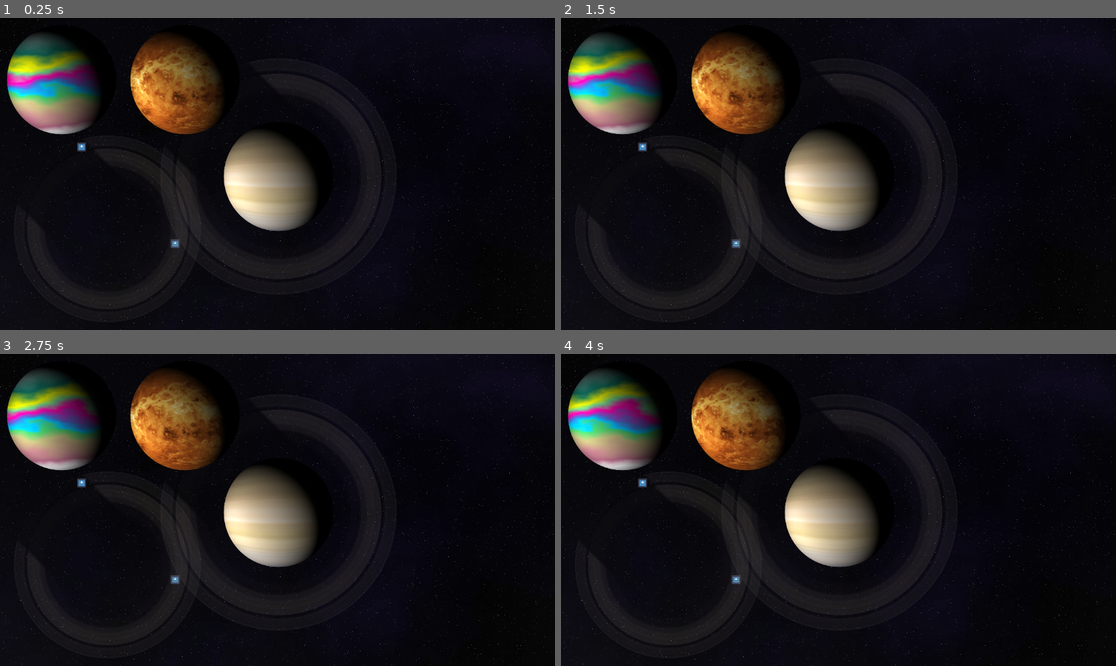
Above: before the commit, frames 1-4 (two rows, left to right).
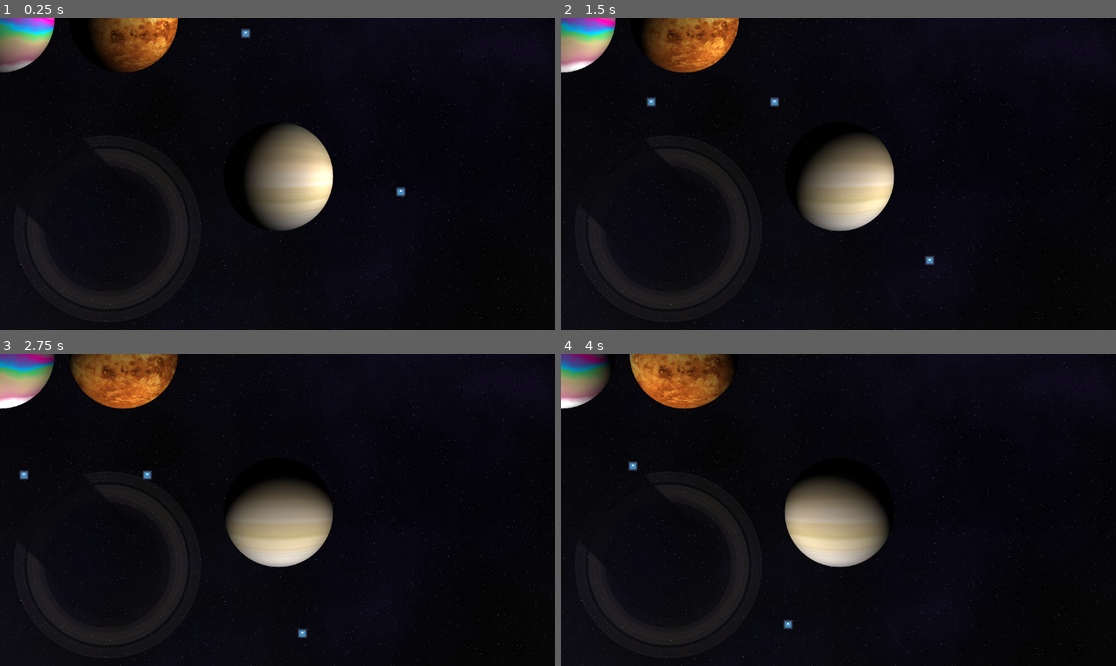
Above: after the commit, the same moments.

Repository: JohnMeadow1/Enterprise-space-shaders
Game: Godot game, scene res://main.tscn
The game is run twice, just before and just after one commit, with the same random seed, the same clock (stepped at 60 frames per second) and the same inputs. The project has no main scene, so this scene is started directly. The engine's default icon, where the game draws it, is replaced by a stand-in: a white triangle on a blue panel in a dark square.
Inputs:
- Up to frame 1 (0.25 s): no input
- Up to frame 2 (1.5 s): no input
- Up to frame 3 (2.75 s): no input
- Up to frame 4 (4 s): no input

The runs differ from the first frame. In frame 1, 15% of the frame differs, in the area x 0-74%, y 0-84%; in frame 2, 16%, in the area x 0-69%, y 0-84%; in frame 3, 15%; in frame 4, 14%.

Commit message:
cleanup i hope

Diff:
--- a/source/scenes/GasGiant.tscn
+++ b/source/scenes/GasGiant.tscn
@@ -1,21 +1,21 @@
 [gd_scene load_steps=5 format=3 uid="uid://ckk1oyqtduuu5"]
 
-[ext_resource type="Script" path="res://scenes/LightRotate.gd" id="1_vh3uf"]
+[ext_resource type="Script" path="res://scenes/Planet.gd" id="1_vh3uf"]
 [ext_resource type="Material" uid="uid://di67153s3ho7l" path="res://materials/GasGiant.material" id="2_eox6f"]
 [ext_resource type="Texture2D" uid="uid://cfrvraog5ass0" path="res://textures/2x2.png" id="3_oss2w"]
 [ext_resource type="Texture2D" uid="uid://dhd5v60co6hle" path="res://icon.svg" id="4_dfhxe"]
 
 [node name="GasGiant" type="Node2D"]
 script = ExtResource("1_vh3uf")
+metadata/_edit_group_ = true
 
 [node name="PlanetSprite" type="Sprite2D" parent="."]
 material = ExtResource("2_eox6f")
-position = Vector2(256, 256)
 scale = Vector2(256, 256)
 texture = ExtResource("3_oss2w")
 
 [node name="LightSource" type="Marker2D" parent="PlanetSprite"]
-position = Vector2(0.396719, -1.96026)
+position = Vector2(1.40605, 1.42233)
 scale = Vector2(0.0078125, 0.0078125)
 
 [node name="Icon" type="Sprite2D" parent="PlanetSprite/LightSource"]
--- /dev/null
+++ b/source/scenes/Planet.gd
@@ -0,0 +1,17 @@
+@tool
+extends Node2D
+
+var angle:= 0.0
+@onready var sprite = $PlanetSprite
+@onready var marker = $PlanetSprite/LightSource
+@export var ring:RingFlat
+
+var light_direction := Vector3.ONE
+
+func _process(delta):
+	angle += delta * 0.5
+	marker.position = Vector2.RIGHT.rotated(angle) * 2.0
+	light_direction = Vector3(marker.position.x, marker.position.y, 1.0).normalized()
+	sprite.material.set_shader_parameter("light_direction", light_direction)
+	if ring:
+		ring.material.set_shader_parameter("light_direction", light_direction)
--- a/source/scenes/PlanetTiltable.tscn
+++ b/source/scenes/PlanetTiltable.tscn
@@ -1,15 +1,14 @@
-[gd_scene load_steps=11 format=3 uid="uid://bbocp7e3knon2"]
+[gd_scene load_steps=10 format=3 uid="uid://bbocp7e3knon2"]
 
 [ext_resource type="Script" path="res://scenes/PlanetTiltable.gd" id="1_8d7ke"]
-[ext_resource type="Texture2D" uid="uid://b18yqi3p2sc8q" path="res://textures/Background.png" id="2_cttxp"]
 [ext_resource type="Material" uid="uid://5xs0tin2pdx0" path="res://materials/PlanetTiltable.material" id="3_7ie3f"]
 [ext_resource type="Texture2D" uid="uid://cfrvraog5ass0" path="res://textures/2x2.png" id="4_jtna6"]
 [ext_resource type="Texture2D" uid="uid://dhd5v60co6hle" path="res://icon.svg" id="5_26du0"]
 [ext_resource type="PackedScene" uid="uid://c5j2s1fkejwet" path="res://scenes/RingTiltable.tscn" id="6_n4y07"]
 [ext_resource type="Shader" path="res://materials/RingTiltable.gdshader" id="7_jbuur"]
-[ext_resource type="Texture2D" uid="uid://dqkjttiunc4fp" path="res://materials/rings_gradient_1d.tres" id="8_lhgsw"]
+[ext_resource type="Texture2D" uid="uid://ddgqpn6mfayal" path="res://textures/Saturn_Ring_512_alpha.png" id="7_xsah2"]
 
-[sub_resource type="ShaderMaterial" id="ShaderMaterial_y3sef"]
+[sub_resource type="ShaderMaterial" id="ShaderMaterial_5ngt0"]
 resource_local_to_scene = true
 shader = ExtResource("7_jbuur")
 shader_parameter/rim_distance = 0.342231
@@ -17,10 +16,10 @@
 shader_parameter/shadow_edge_dispersion = 0.025
 shader_parameter/light_direction = Vector2(0.707, 0.707)
 shader_parameter/ring_shift = 0.0
-shader_parameter/tilt = 0.865091
-shader_parameter/rings_texture = ExtResource("8_lhgsw")
+shader_parameter/tilt = 0.925606
+shader_parameter/rings_texture = ExtResource("7_xsah2")
 
-[sub_resource type="ShaderMaterial" id="ShaderMaterial_okixv"]
+[sub_resource type="ShaderMaterial" id="ShaderMaterial_7ddti"]
 resource_local_to_scene = true
 shader = ExtResource("7_jbuur")
 shader_parameter/rim_distance = 0.342231
@@ -28,23 +27,15 @@
 shader_parameter/shadow_edge_dispersion = 0.025
 shader_parameter/light_direction = Vector2(0.707, 0.707)
 shader_parameter/ring_shift = 1.0
-shader_parameter/tilt = 0.865091
-shader_parameter/rings_texture = ExtResource("8_lhgsw")
+shader_parameter/tilt = 0.925606
+shader_parameter/rings_texture = ExtResource("7_xsah2")
 
-[node name="Saturn" type="Node2D" node_paths=PackedStringArray("ring")]
-position = Vector2(600, 300)
+[node name="TiltablePlanet" type="Node2D" node_paths=PackedStringArray("ring")]
 scale = Vector2(0.5, 0.5)
 script = ExtResource("1_8d7ke")
 ring = NodePath("PlanetSprite/RingTiltable")
-planet_tilt = 0.168637
+planet_tilt = 0.092993
 metadata/_edit_horizontal_guides_ = [15.0]
-
-[node name="Background" type="Sprite2D" parent="."]
-visible = false
-z_index = -1
-scale = Vector2(2, 2)
-texture = ExtResource("2_cttxp")
-metadata/_edit_lock_ = true
 
 [node name="PlanetSprite" type="Sprite2D" parent="."]
 material = ExtResource("3_7ie3f")
@@ -63,15 +54,15 @@
 metadata/_edit_lock_ = true
 
 [node name="RingTiltable" parent="PlanetSprite" instance=ExtResource("6_n4y07")]
-scale = Vector2(2.922, 0.492756)
-tilt = 0.168637
+scale = Vector2(2.922, 0.271726)
+tilt = 0.092993
 radius_outer = 2.922
 
 [node name="Top" parent="PlanetSprite/RingTiltable" index="0"]
-material = SubResource("ShaderMaterial_y3sef")
+material = SubResource("ShaderMaterial_5ngt0")
 metadata/_edit_group_ = true
 
 [node name="Bottom" parent="PlanetSprite/RingTiltable" index="1"]
-material = SubResource("ShaderMaterial_okixv")
+material = SubResource("ShaderMaterial_7ddti")
 
 [editable path="PlanetSprite/RingTiltable"]
--- a/source/scenes/RingTiltable.gd
+++ b/source/scenes/RingTiltable.gd
@@ -39,8 +39,8 @@
 	if top:
 		top.material.set_shader_parameter("rim_distance", radius_inner / radius_outer)
 		top.material.set_shader_parameter("shadow_width", 0.95 / radius_outer)
-		top.material.set_shader_parameter("tilt", 1.0-tilt*0.8)
+		top.material.set_shader_parameter("tilt", 1.0 - tilt * 0.8)
 	if bottom:
 		bottom.material.set_shader_parameter("rim_distance", radius_inner / radius_outer)
 		bottom.material.set_shader_parameter("shadow_width", 0.95 / radius_outer)
-		bottom.material.set_shader_parameter("tilt", 1.0-tilt*0.8)
+		bottom.material.set_shader_parameter("tilt", 1.0 - tilt * 0.8)
--- a/source/scenes/RingTiltable.tscn
+++ b/source/scenes/RingTiltable.tscn
@@ -28,19 +28,19 @@
 shader_parameter/rings_texture = ExtResource("3_nm4vc")
 
 [node name="RingTiltable" type="Node2D"]
-scale = Vector2(256, 256)
+scale = Vector2(2, 2)
 script = ExtResource("1_dyiv3")
 
 [node name="Top" type="Sprite2D" parent="."]
 z_index = -1
-material = SubResource("ShaderMaterial_4hgie")
+material = SubResource("ShaderMaterial_isofa")
 scale = Vector2(1, 0.5)
 texture = ExtResource("2_ydybn")
 offset = Vector2(0, -1)
 
 [node name="Bottom" type="Sprite2D" parent="."]
 z_as_relative = false
-material = SubResource("ShaderMaterial_5sqdw")
+material = SubResource("ShaderMaterial_att24")
 scale = Vector2(1, 0.5)
 texture = ExtResource("2_ydybn")
 offset = Vector2(0, 1)
--- a/source/scenes/Saturn.tscn
+++ b/source/scenes/Saturn.tscn
@@ -1,28 +1,27 @@
 [gd_scene load_steps=9 format=3 uid="uid://ue66jt37vpmb"]
 
-[ext_resource type="Script" path="res://scenes/LightRotate.gd" id="1_x37w7"]
+[ext_resource type="Script" path="res://scenes/Planet.gd" id="1_x37w7"]
 [ext_resource type="Material" uid="uid://dthshi3d5t18x" path="res://materials/Planet.material" id="2_ji6hm"]
 [ext_resource type="Texture2D" uid="uid://cfrvraog5ass0" path="res://textures/2x2.png" id="3_mwncb"]
 [ext_resource type="Texture2D" uid="uid://dhd5v60co6hle" path="res://icon.svg" id="4_5toji"]
-[ext_resource type="PackedScene" uid="uid://c5j2s1fkejwet" path="res://scenes/Ring.tscn" id="5_7dq8q"]
-[ext_resource type="Shader" path="res://materials/Ring.gdshader" id="6_0s0dt"]
-[ext_resource type="Texture2D" uid="uid://dqkjttiunc4fp" path="res://materials/rings_gradient_1d.tres" id="7_3s0gu"]
+[ext_resource type="PackedScene" uid="uid://c5j2s1fkejwet" path="res://scenes/RingFlat.tscn" id="5_28cb8"]
+[ext_resource type="Shader" path="res://materials/Ring.gdshader" id="6_2oct5"]
+[ext_resource type="Texture2D" uid="uid://dqkjttiunc4fp" path="res://materials/rings_gradient_1d.tres" id="7_0qomc"]
 
-[sub_resource type="ShaderMaterial" id="ShaderMaterial_8dy6y"]
+[sub_resource type="ShaderMaterial" id="ShaderMaterial_fcuem"]
 resource_local_to_scene = true
-shader = ExtResource("6_0s0dt")
-shader_parameter/rim_distance = 0.534052
-shader_parameter/shadow_width = 0.295706
+shader = ExtResource("6_2oct5")
+shader_parameter/rim_distance = 0.666667
+shader_parameter/shadow_width = 0.566667
 shader_parameter/shadow_edge_dispersion = 0.025
 shader_parameter/light_direction = Vector2(0.707, 0.707)
-shader_parameter/rings_texture = ExtResource("7_3s0gu")
+shader_parameter/rings_texture = ExtResource("7_0qomc")
 
-[node name="Saturn" type="Node2D" node_paths=PackedStringArray("ring")]
-position = Vector2(600, 309)
+[node name="Saturn" type="Node2D"]
 scale = Vector2(0.5, 0.5)
 script = ExtResource("1_x37w7")
-ring = NodePath("PlanetSprite/Ring")
 metadata/_edit_horizontal_guides_ = [15.0]
+metadata/_edit_group_ = true
 
 [node name="PlanetSprite" type="Sprite2D" parent="."]
 material = ExtResource("2_ji6hm")
@@ -30,12 +29,12 @@
 texture = ExtResource("3_mwncb")
 
 [node name="LightSource" type="Marker2D" parent="PlanetSprite"]
-position = Vector2(1.89001, -0.65411)
+position = Vector2(-0.745387, -1.85591)
 scale = Vector2(0.0078125, 0.0078125)
 
 [node name="Icon" type="Sprite2D" parent="PlanetSprite/LightSource"]
 scale = Vector2(0.15, 0.15)
 texture = ExtResource("4_5toji")
 
-[node name="Ring" parent="PlanetSprite" instance=ExtResource("5_7dq8q")]
-material = SubResource("ShaderMaterial_8dy6y")
+[node name="Ring" parent="." instance=ExtResource("5_28cb8")]
+material = SubResource("ShaderMaterial_fcuem")
--- a/source/scenes/Venus.tscn
+++ b/source/scenes/Venus.tscn
@@ -1,21 +1,21 @@
 [gd_scene load_steps=5 format=3 uid="uid://d2wxmlsytkn8e"]
 
-[ext_resource type="Script" path="res://scenes/LightRotate.gd" id="1_cbjqo"]
+[ext_resource type="Script" path="res://scenes/Planet.gd" id="1_cbjqo"]
 [ext_resource type="Material" uid="uid://dthshi3d5t18x" path="res://materials/Planet.material" id="2_40f4w"]
 [ext_resource type="Texture2D" uid="uid://cfrvraog5ass0" path="res://textures/2x2.png" id="3_ofbqr"]
 [ext_resource type="Texture2D" uid="uid://dhd5v60co6hle" path="res://icon.svg" id="4_glg7d"]
 
 [node name="Venus" type="Node2D"]
 script = ExtResource("1_cbjqo")
+metadata/_edit_group_ = true
 
 [node name="PlanetSprite" type="Sprite2D" parent="."]
 material = ExtResource("2_40f4w")
-position = Vector2(256, 256)
 scale = Vector2(256, 256)
 texture = ExtResource("3_ofbqr")
 
 [node name="LightSource" type="Marker2D" parent="PlanetSprite"]
-position = Vector2(-1.33055, -1.4932)
+position = Vector2(-1.94033, -0.484911)
 scale = Vector2(0.0078125, 0.0078125)
 
 [node name="Icon" type="Sprite2D" parent="PlanetSprite/LightSource"]
Not shown: 2 places in source/scenes/RingTiltable.tscn that only renumber resources
